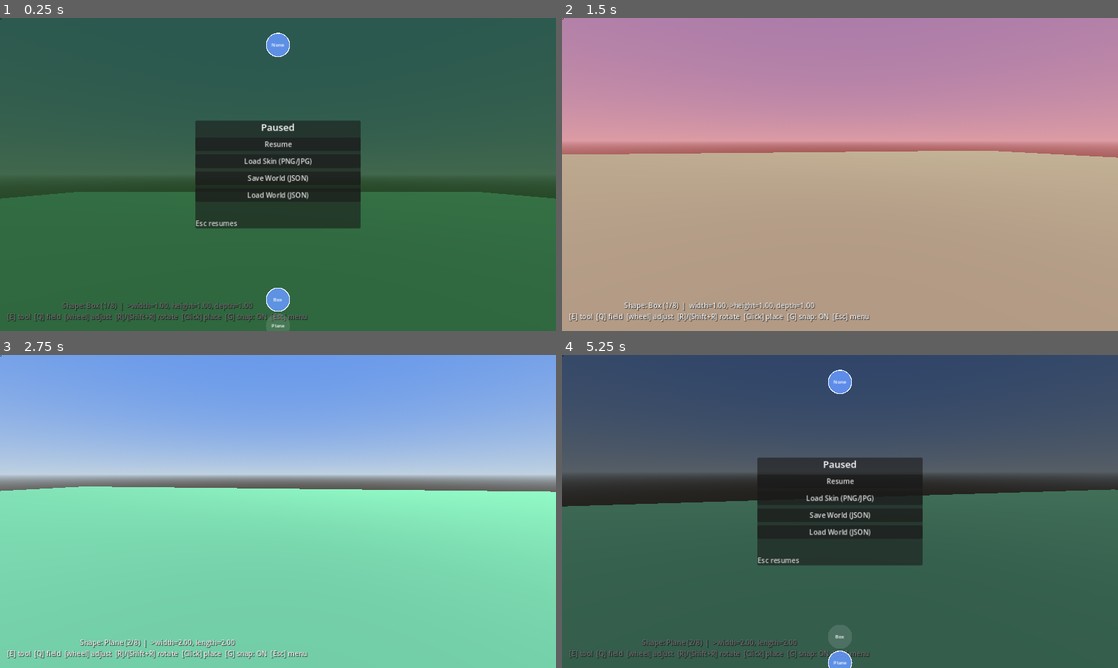
Above: before the commit, frames 1-4 (two rows, left to right).
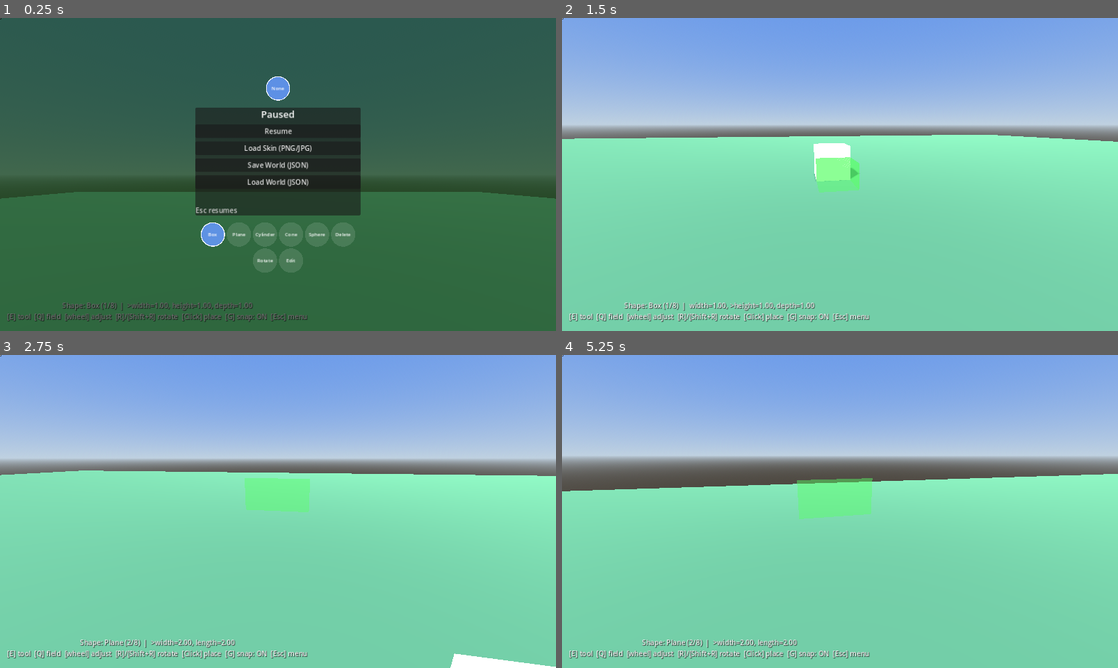
Above: after the commit, the same moments.

Repository: zenontherocks/worldmaker
Game: Godot game, scene res://scenes/Main.tscn
The game is run twice, just before and just after one commit, with the same random seed, the same clock (stepped at 60 frames per second) and the same inputs.
Inputs (mouse positions are in pixels of both pictures, inside the frame that each line leads up to):
- Up to frame 1 (0.25 s): no input
- Up to frame 2 (1.5 s): click "Resume" at 0.5 s; move the mouse to (867, 174) at 1.27 s; hold W (move_forward) from 1.28 s (still down); hold Q (build_cycle_dimension) from 1.28 s (still down); click (867, 174) at 1.42 s
- Up to frame 3 (2.75 s): keep holding W (move_forward); tap Space (jump) at 1.52, 2.27 s; move the mouse to (250, 511) at 2.02 s; release Q (build_cycle_dimension) at 2.03 s; tap E (build_cycle_shape) at 2.1 s; click (250, 511) at 2.17 s
- Up to frame 4 (5.25 s): move the mouse to (851, 505) at 2.77 s; hold Mouse wheel down (build_dimension_decrease) 2.78-3.53 s; click (851, 505) at 2.92 s; move the mouse to (834, 517) at 3.52 s; tap Mouse wheel up (build_dimension_increase) at 3.6 s; click (834, 517) at 3.67 s; tap Space (jump) at 3.77, 4.52 s; move the mouse to (878, 514) at 4.27 s; press the mouse at (878, 514) at 4.28 s; tap Escape (toggle_pause_menu) at 4.9 s; move the mouse to (840, 383) at 5.02 s; release W (move_forward) at 5.03 s; release the mouse at (840, 383) at 5.03 s; hold A (move_left) from 5.03 s (still down); tap R (build_rotate_cw) at 5.1 s; click (840, 383) at 5.17 s

The runs differ from the first frame. In frame 1, 5.8% of the frame differs, in the area x 35-65%, y 4-100%; in frame 2, 99%, in the area x 0-100%, y 0-100%; in frame 3, 11%; in frame 4, 98%.

Commit message:
Fix pause-menu circle rows collapsing into a vertical stack off-screen
The Skins/Tools rows were HFlowContainers nested inside a CenterContainer,
anchored to the screen's top/bottom edges. CenterContainer sizes its
child to the child's own minimum size instead of stretching it to the
container's width, so the flow row never got a real width to wrap
against -- every circle ended up as its own single-item "line," stacking
vertically, with the resulting tall column spilling past the fixed-height
band and off the bottom of the screen for the Tools row.

Restructured so the Skins row, the panel, and the Tools row are three
children of one VBoxContainer (itself the single child of the existing
centering CenterContainer) instead of separately-anchored siblings.
VBoxContainer stretches its children to its own width by default, so
each row is exactly as wide as the panel and wraps into "a row or two"
as circles are added, and the whole three-part column stays centered
and on-screen together.

Diff:
--- a/scripts/ui/PauseMenuUI.gd
+++ b/scripts/ui/PauseMenuUI.gd
@@ -82,9 +82,25 @@
 	centering.mouse_filter = Control.MOUSE_FILTER_IGNORE
 	backdrop.add_child(centering)
 
+	# Skins row, the panel, and Tools row stack as one centered column --
+	# CenterContainer only centers a single child, so that column is this
+	# VBoxContainer, with the panel as its middle entry. This also solves
+	# the flow rows' wrapping: a FlowContainer only wraps into multiple
+	# lines when its parent actually assigns it a width to wrap within, and
+	# VBoxContainer (unlike CenterContainer) stretches children to its own
+	# width by default -- so each row ends up exactly as wide as the panel
+	# and wraps into "a row or two" as more circles get added, instead of
+	# every circle stacking into its own single-item line.
+	var outer_vbox := VBoxContainer.new()
+	outer_vbox.add_theme_constant_override("separation", 16)
+	centering.add_child(outer_vbox)
+
+	_skins_row = _make_circle_row()
+	outer_vbox.add_child(_skins_row)
+
 	_content = PanelContainer.new()
 	_content.custom_minimum_size = Vector2(380, 0)
-	centering.add_child(_content)
+	outer_vbox.add_child(_content)
 
 	var vbox := VBoxContainer.new()
 	vbox.add_theme_constant_override("separation", 8)
@@ -131,11 +147,8 @@
 	hint.add_theme_color_override("font_color", Color(0.8, 0.8, 0.8))
 	vbox.add_child(hint)
 
-	# Skins band (top) and Tools band (bottom): siblings of `centering`, not
-	# children of it, so they span the full screen width outside the panel
-	# instead of being squeezed into its fixed 380px column.
-	_skins_row = _make_circle_band(backdrop, Control.PRESET_TOP_WIDE)
-	_tools_row = _make_circle_band(backdrop, Control.PRESET_BOTTOM_WIDE)
+	_tools_row = _make_circle_row()
+	outer_vbox.add_child(_tools_row)
 	_build_tools_row()
 
 	_skin_dialog = _make_file_dialog(
@@ -168,23 +181,12 @@
 	_open()
 
 
-## A full-width band anchored near one screen edge, centering a wrapping row
-## of CircleButtons -- used for both the Skins band (top) and Tools band
-## (bottom) so they read as part of the same paused overlay as the central
-## panel without being squeezed into its fixed width. CenterContainer keeps
-## re-centering the row as circles are added/removed (e.g. a new skin
-## import), unlike a fixed anchor offset computed once.
-func _make_circle_band(parent: Control, edge_preset: Control.LayoutPreset) -> HFlowContainer:
-	var band := CenterContainer.new()
-	band.set_anchors_preset(edge_preset)
-	band.offset_top = 24 if edge_preset == Control.PRESET_TOP_WIDE else -100
-	band.offset_bottom = 100 if edge_preset == Control.PRESET_TOP_WIDE else -24
-	band.mouse_filter = Control.MOUSE_FILTER_IGNORE
-	parent.add_child(band)
-
+## A wrapping row of CircleButtons, centered on each line it wraps to --
+## used for both the Skins row (above the panel) and Tools row (below it).
+func _make_circle_row() -> HFlowContainer:
 	var row := HFlowContainer.new()
+	row.alignment = FlowContainer.ALIGNMENT_CENTER
 	row.mouse_filter = Control.MOUSE_FILTER_PASS
-	band.add_child(row)
 	return row
 
 
Not shown, changed: README.md
